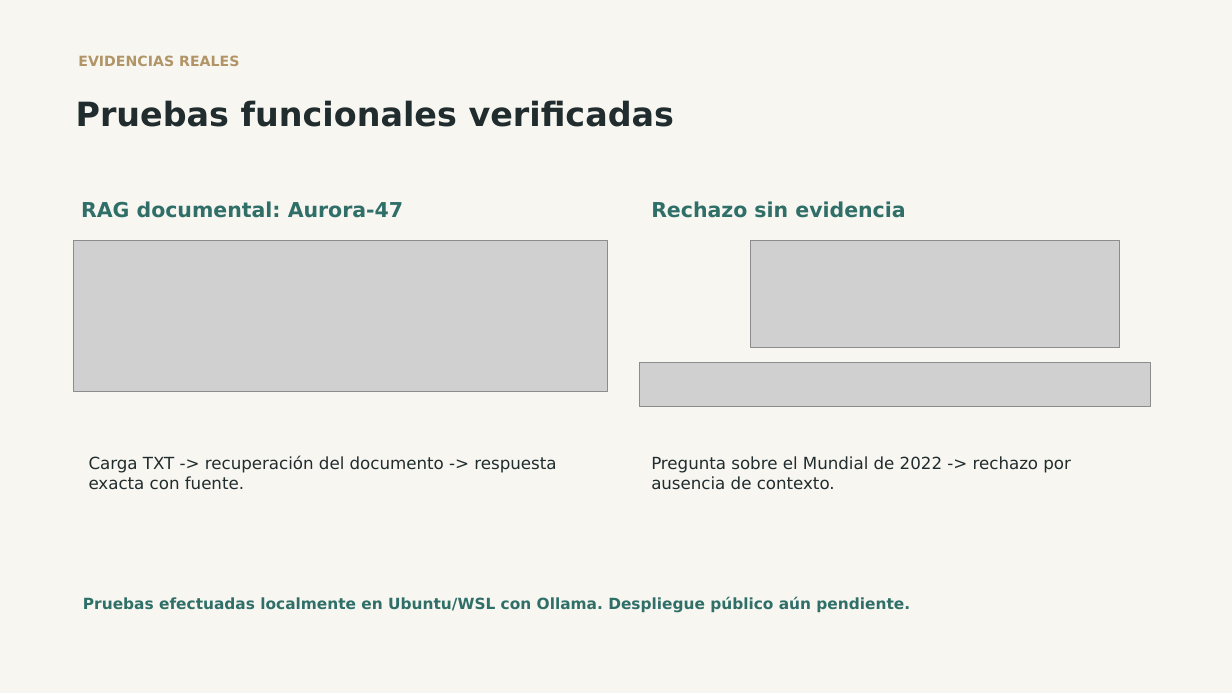
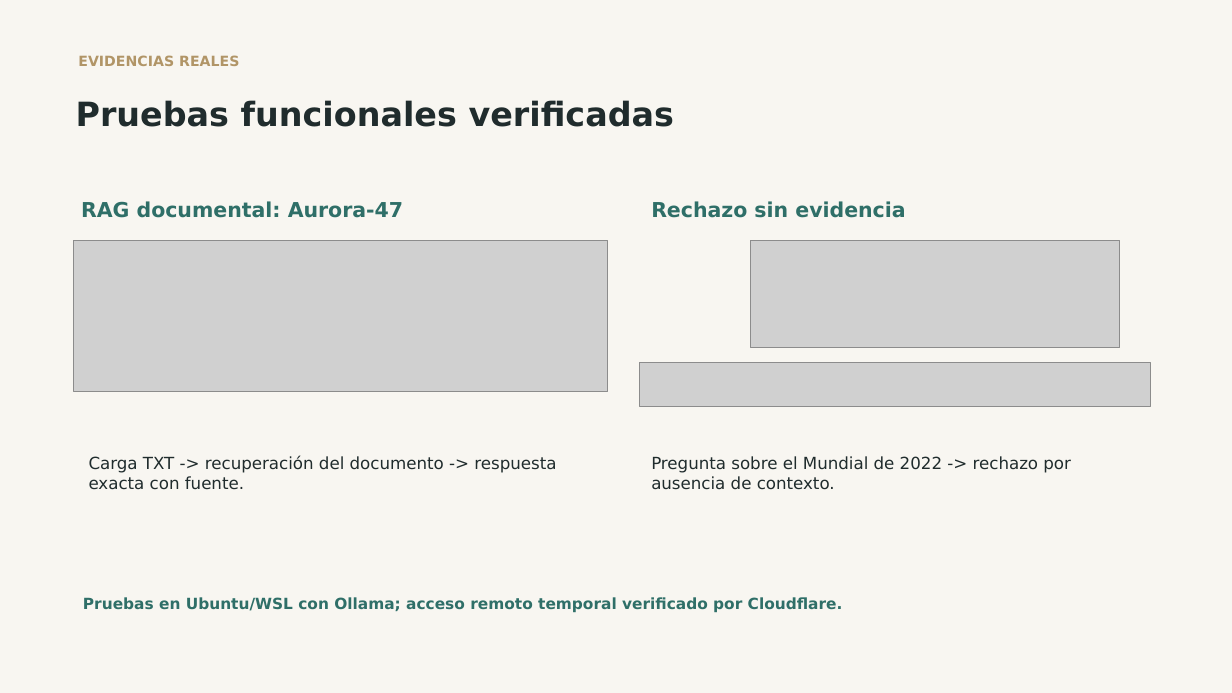
Before and after one commit to mefaHurtado/attelia-ia, a slide deck: slide 9 of docs/presentacion.pptx. Drawn at 1232x693 pixels with LibreOffice and Linux fonts; fonts in the diff are those of the drawing; grey boxes stand for pictures. Boxes give left, top, right and bottom in pixels: in the first picture for what was removed or moved away, otherwise in the second. Text is boxed around its words. In the diff, an @@ line names an element or a change of style, - is before the commit and + after.

```diff
--- a/docs/presentacion.pptx
+++ b/docs/presentacion.pptx
@@ text at [83, 597, 843, 613]: text changed @@
-Pruebas efectuadas localmente en Ubuntu/WSL con Ollama. Despliegue público aún pendiente.
+Pruebas en Ubuntu/WSL con Ollama; acceso remoto temporal verificado por Cloudflare.
```
Also in this commit, not shown: 3 other slides changed, 1 slide added, 4 other files.
